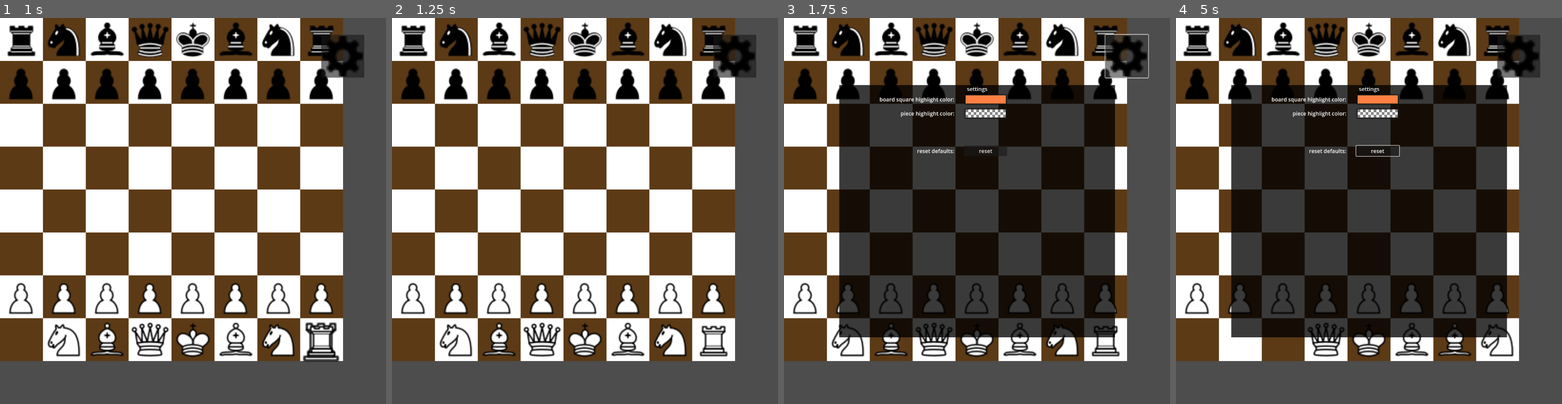
Above: before the commit, frames 1-4 (left to right).
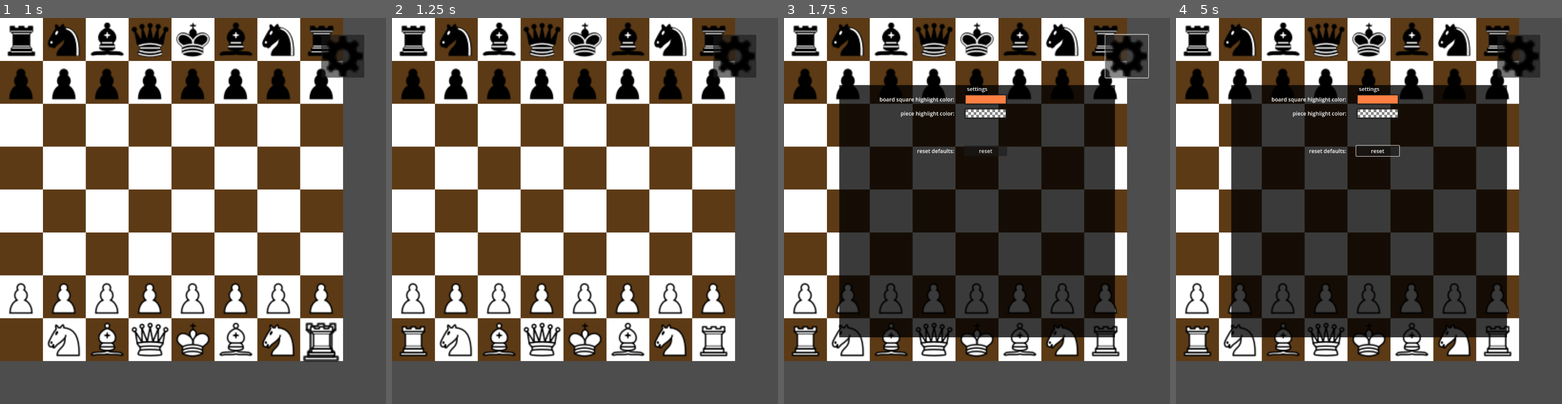
Above: after the commit, the same moments.

Repository: telamonian/chess_2d
Game: Godot game, scene res://game/game_2d.tscn
The game is run twice, just before and just after one commit, with the same random seed, the same clock (stepped at 60 frames per second) and the same inputs.
Inputs (mouse positions are in pixels of both pictures, inside the frame that each line leads up to):
- Up to frame 1 (1 s): tap Enter at 0.5 s; drag from (23, 338) to (320, 338) at 0.52 s
- Up to frame 2 (1.25 s): no input
- Up to frame 3 (1.75 s): click (1127, 56) at 1.25 s
- Up to frame 4 (5 s): click "reset" at 2 s; drag from (1241, 338) to (1496, 338) at 2.77 s; move the mouse to (1453, 338) at 3.52 s; click (1453, 338) at 3.67 s; drag from (1284, 338) to (1453, 338) at 4.27 s

Frame 1 is identical in both runs. In frame 2, 0.4% of the frame differs, in the area x 1-10%, y 79-88%; in frame 3, 0.4%; in frame 4, 1.7%, in the area x 1-88%, y 79-88%.

Commit message:
validation code moved to top-level Game_2d, only valid moves allowed now
- piece will snap back to original position if a proposed move is invalid

Diff:
--- a/game/board/board_2d.gd
+++ b/game/board/board_2d.gd
@@ -16,8 +16,8 @@
 func grid_to_local(grid_pos: Vector2i) -> Vector2:
   return tmlayer.grid_to_local(grid_pos)
 
-func grid_to_global(grid_pos: Vector2i) -> Vector2:
-  return tmlayer.grid_to_global(grid_pos)
+#func grid_to_global(grid_pos: Vector2i) -> Vector2:
+  #return tmlayer.grid_to_global(grid_pos)
 
 func global_to_grid(global_pos: Vector2) -> Vector2i:
   return tmlayer.global_to_grid(global_pos)
--- a/game/game_2d.gd
+++ b/game/game_2d.gd
@@ -22,9 +22,19 @@
 func _process(delta: float) -> void:
   pass
 
-func _on_piece_drag_started(piece: Piece2D):
-  #var pieces = get_parent().get_node("Piece_Manager").pieces
-  #var player = get_parent().get_node("Player_Manager").players[piece.player_id]
+func move_piece(grid_pos: Vector2i, new_grid_pos: Vector2i) -> bool:
+  var piece = piece_man.pieces[grid_pos]
+  var valid_moves = get_valid_moves(piece)
+  if new_grid_pos in valid_moves:
+    # the move is valid, finalize the move
+    piece_man.move_piece(grid_pos, new_grid_pos)
+    return true
+  else:
+    # the move is invalid, snap the piece back to its original position
+    piece.position = board.grid_to_local(grid_pos)
+    return false
+
+func get_valid_moves(piece: Piece2D) -> Array[Vector2i]:
   var pieces = piece_man.pieces
   var player = player_man.players[piece.player_id]
   var raw_moves = piece.get_moves(player)
@@ -65,7 +75,13 @@
         if move not in pieces or pieces[move].player_id != player.id:
           moves.append(move)
 
-  board.highlights.set_highlight(moves)
+  return moves
+
+func _on_piece_drag_started(piece: Piece2D):
+  var valid_moves = get_valid_moves(piece)
+  board.highlights.set_highlight(valid_moves)
 
 func _on_piece_drag_ended(piece: Piece2D):
   board.highlights.remove_highlight()
+  var new_grid_pos = board.global_to_grid(piece.position)
+  move_piece(piece.grid_position, new_grid_pos)
--- a/game/piece_manager.gd
+++ b/game/piece_manager.gd
@@ -64,9 +64,9 @@
   spawn_back(player.row_back, player.id, player.color)
   spawn_front(player.row_front, player.id, player.color)
 
-# Called when the node enters the scene tree for the first time.
-func _ready() -> void:
-  piece_drag_ended.connect(_on_piece_drag_ended)
+## Called when the node enters the scene tree for the first time.
+#func _ready() -> void:
+  #piece_drag_ended.connect(_on_piece_drag_ended)
 
 
 # Called every frame. 'delta' is the elapsed time since the previous frame.
@@ -74,6 +74,6 @@
   pass
 
 
-func _on_piece_drag_ended(piece: Piece2D) -> void:
-  var new_grid_pos = game.board.global_to_grid(piece.position)
-  move_piece(piece.grid_position, new_grid_pos)
+#func _on_piece_drag_ended(piece: Piece2D) -> void:
+  #var new_grid_pos = game.board.global_to_grid(piece.position)
+  #move_piece(piece.grid_position, new_grid_pos)
